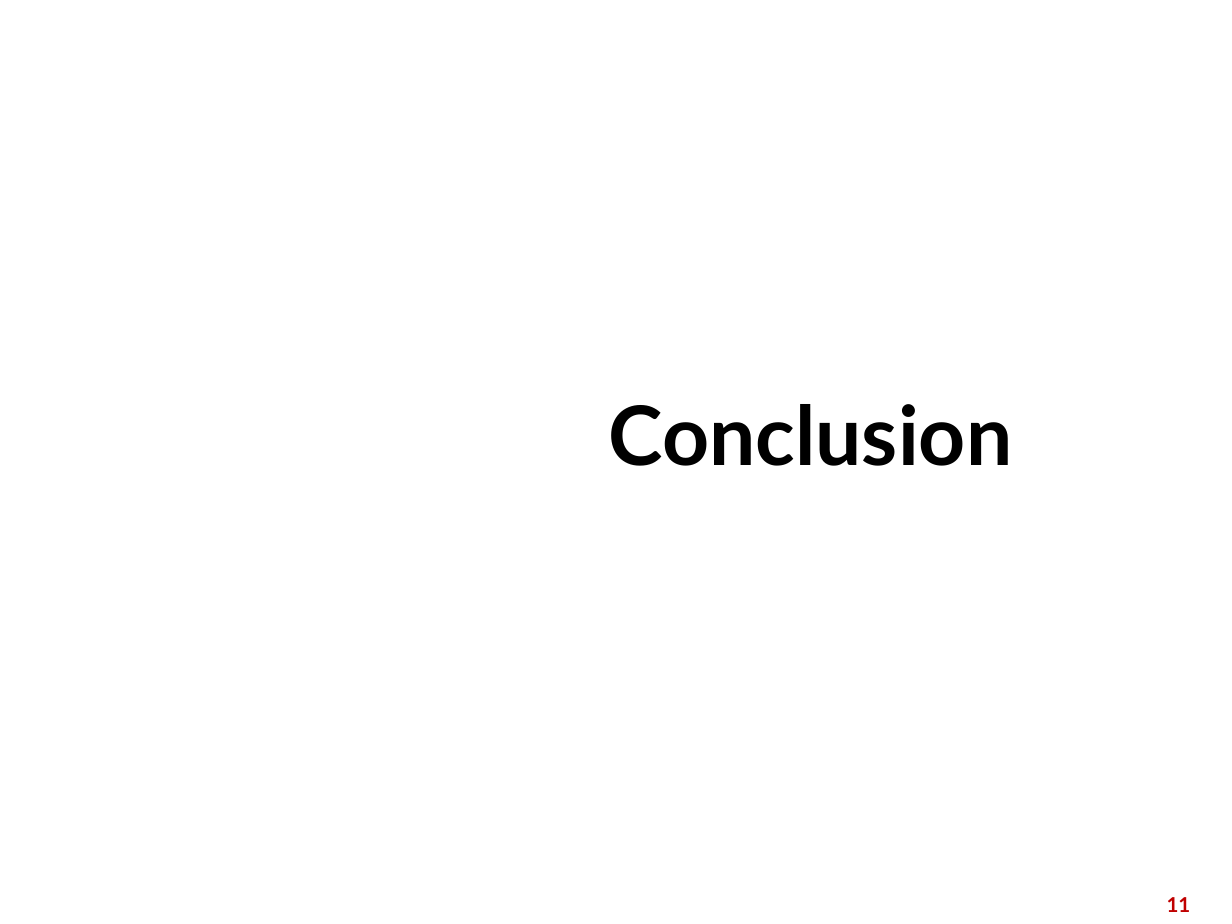
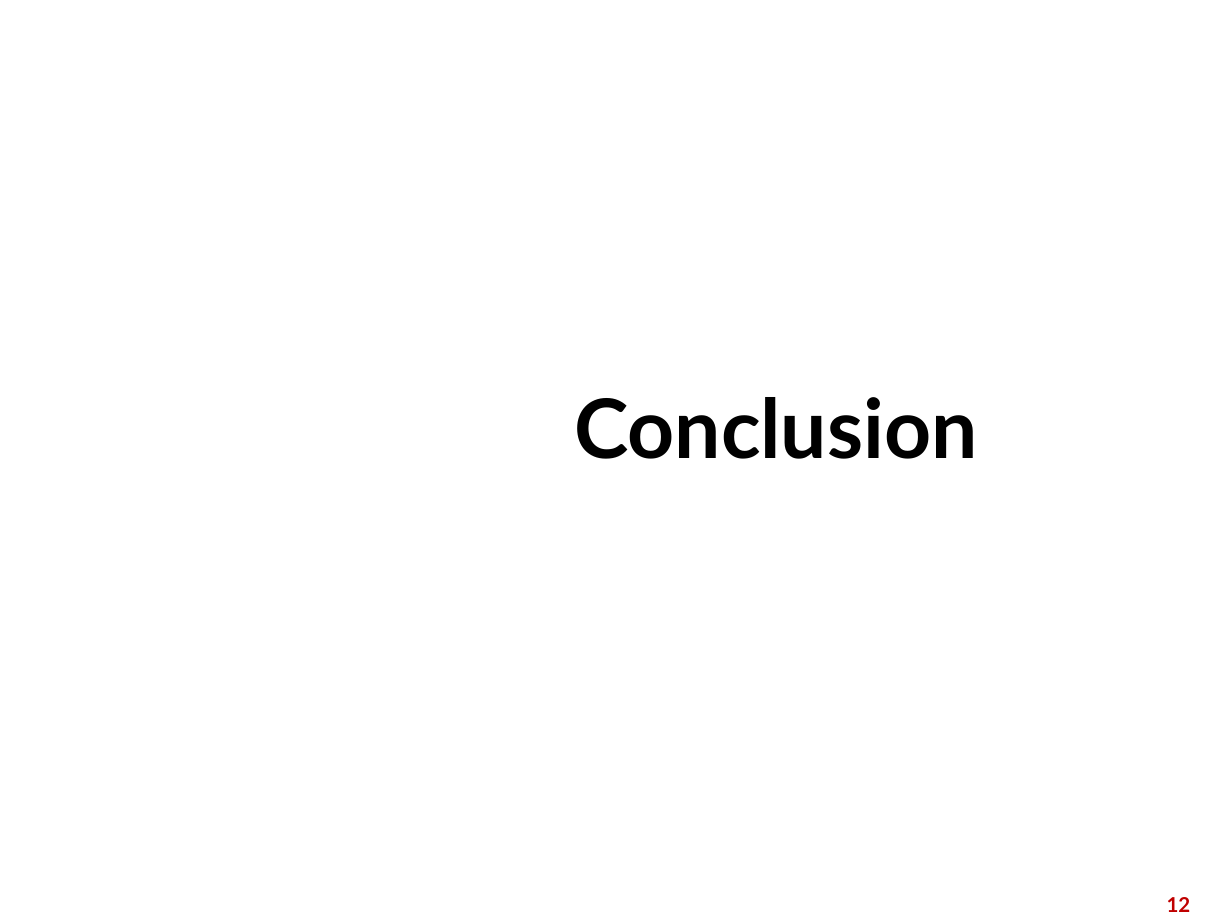
Before and after one commit to nnt2606/semantic-web, a slide deck: slide 12 of Semantic web.pptx (slide 11 before the commit). Drawn at 1232x924 pixels with LibreOffice and Linux fonts; fonts in the diff are those of the drawing; background and template pictures are left out. Boxes give left, top, right and bottom in pixels: in the first picture for what was removed or moved away, otherwise in the second. Text is boxed around its words. In the diff, an @@ line names an element or a change of style, - is before the commit and + after.

```diff
--- a/Semantic web.pptx
+++ b/Semantic web.pptx
@@ text "Conclusion": place and size @@
-text "Conclusion" at (609,404,1013,466)
+text "Conclusion" at (574,397,978,459)
@@ text "Conclusion" at (574,397,978,459): alignment centre to left @@
@@ page number at (1167,897,1191,912): text changed @@
-11
+12
```
Also in this commit, not shown: 2 other slides changed, 8 slides added, 7 slides removed.
